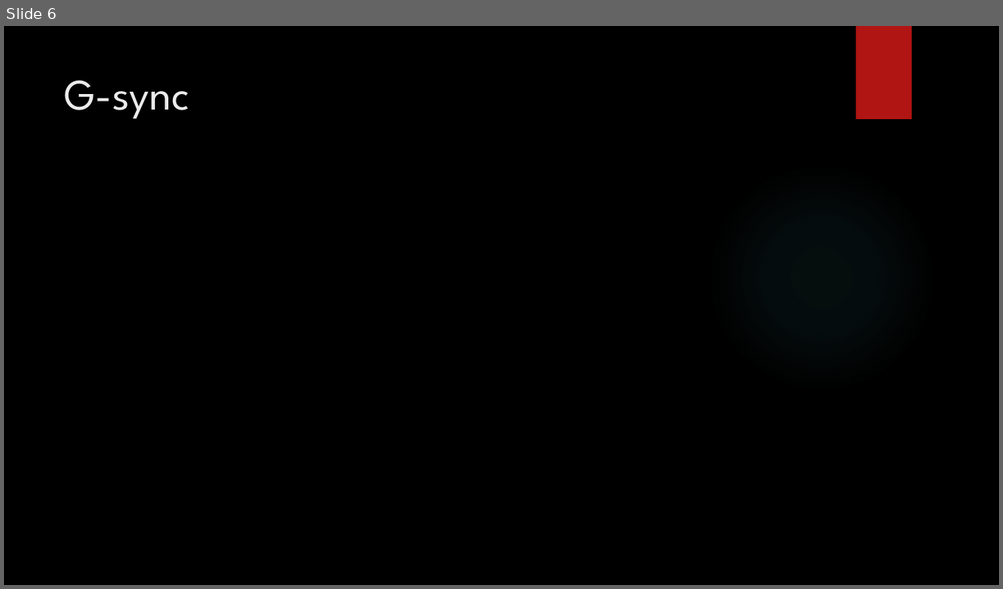
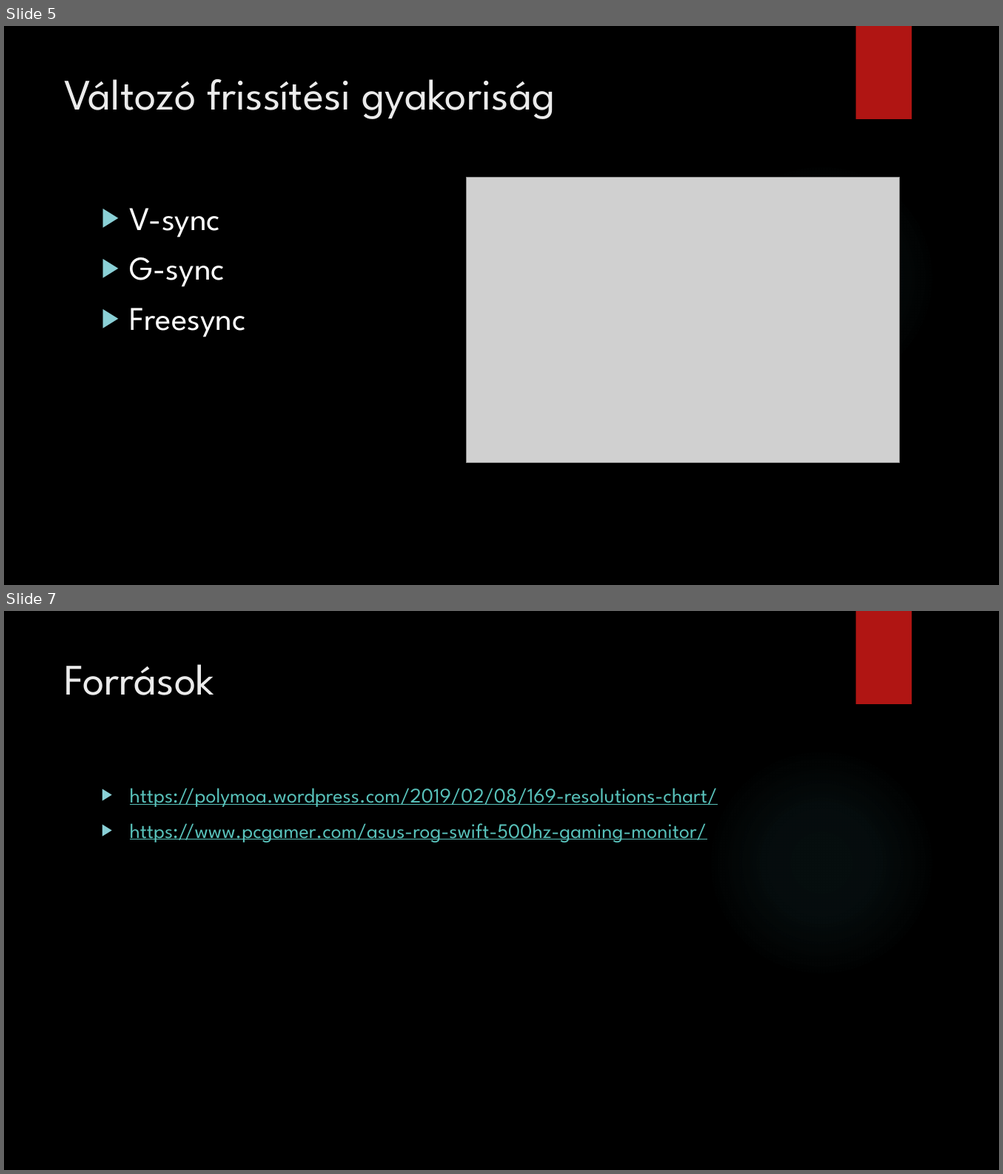
Before and after one commit to peterdaviid/pptkeszites2, a slide deck: Monitorok.pptx. Shown one above the other, each under a label of ours: slide 6 before the commit, slides 5 and 7 after it; the slides between them are not shown. The pictures are 1003x589 and 1003x1174 pixels, drawn with LibreOffice and Linux fonts; fonts in the diff are those of the drawing; grey boxes stand for pictures; background and template pictures are left out. Boxes give left, top, right and bottom in pixels: in the first picture for what was removed or moved away, otherwise in the second. Text is boxed around its words. In the diff, an @@ line names an element or a change of style, - is before the commit and + after.

```diff
--- a/Monitorok.pptx
+++ b/Monitorok.pptx
@@ slide 7 added at (x1=4, y1=611, x2=999, y2=1170), background picture (left out); not listed: 2 template elements that a slide beside it also shows @@
@@ title added at (x1=64, y1=664, x2=214, y2=695), 42 pt, text #EBEBEB @@
+Források
@@ text added at (x1=130, y1=788, x2=717, y2=843), 20 pt, text #58C1BA, underline @@
+▶ https://polymoa.wordpress.com/2019/02/08/169-resolutions-chart/
+▶ https://www.pcgamer.com/asus-rog-swift-500hz-gaming-monitor/
@@ what was slide 6 is now slide 5 @@
@@ slide 5 changed as well @@
@@ title at (x1=64, y1=79, x2=555, y2=119): text changed @@
-G-sync
+Változó frissítési gyakoriság
@@ picture added at (x1=466, y1=178, x2=899, y2=463) @@
@@ text added at (x1=130, y1=208, x2=246, y2=338), 32 pt, text #FFFFFF @@
+▶ V-sync
+▶ G-sync
+▶ Freesync
```
Also in this commit, not shown: 2 other slides changed, 4 other slides added, 4 slides removed.
